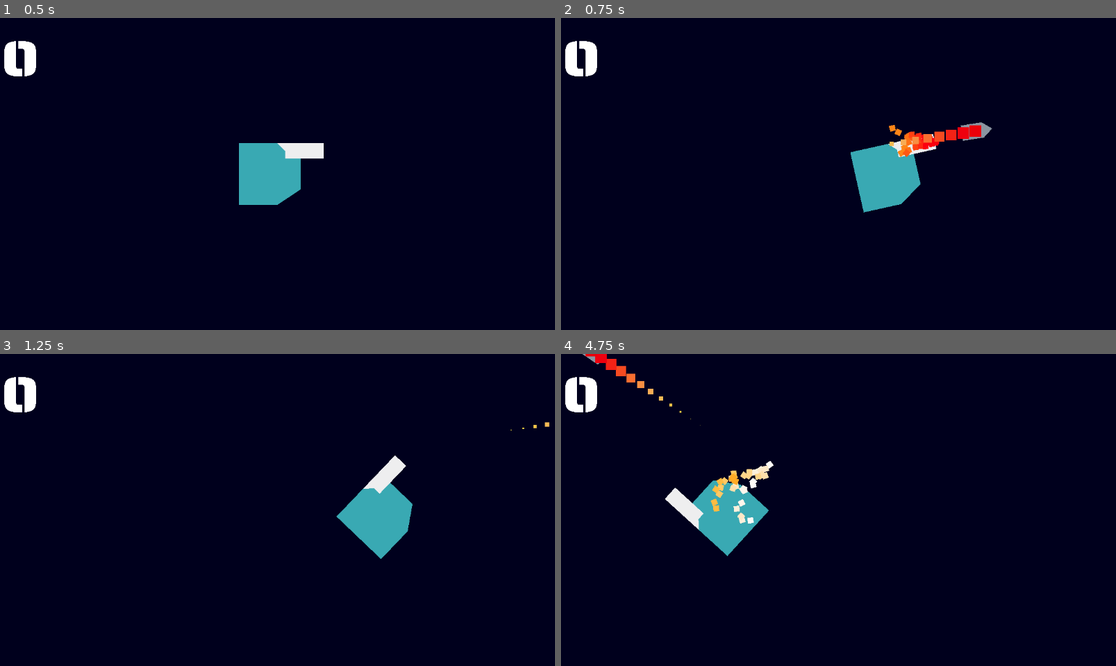
Above: before the commit, frames 1-4 (two rows, left to right).
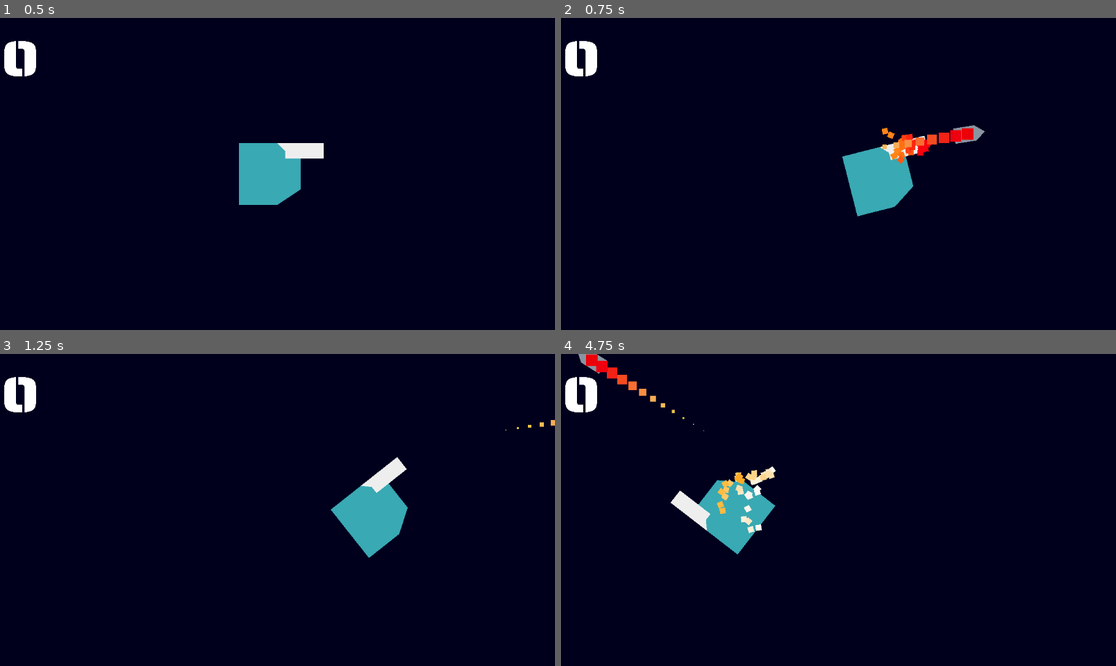
Above: after the commit, the same moments.

Repository: FredzyPythoner/L30HP
Game: Godot game, scene res://Scenes/Main.tscn
Same seed, same stepped clock (60 frames per second), same inputs: the game is played once before the commit and once after it.
Inputs (mouse positions are in pixels of both pictures, inside the frame that each line leads up to):
- Up to frame 1 (0.5 s): no input
- Up to frame 2 (0.75 s): tap Enter at 0.5 s; move the mouse to (960, 158) at 0.52 s; hold D (move_right) from 0.53 s (still down); tap Space (fire) at 0.6 s
- Up to frame 3 (1.25 s): keep holding D (move_right)
- Up to frame 4 (4.75 s): move the mouse to (727, 525) at 1.27 s; release D (move_right) at 1.28 s; hold S (move_down) 1.28-2.03 s; tap Space (fire) every 0.75 s from 1.35 to 4.35 s; move the mouse to (894, 441) at 2.02 s; hold D (move_right) 2.03-2.78 s; move the mouse to (810, 572) at 2.77 s; hold W (move_up) 2.78-3.53 s; move the mouse to (1005, 556) at 3.52 s; hold A (move_left) from 3.53 s (still down); move the mouse to (672, 463) at 4.27 s

Frame 1 is identical in both runs. In frame 2, 1.5% of the frame differs, in the area x 50-78%, y 33-64%; in frame 3, 0.8%; in frame 4, 2.3%, in the area x 3-39%, y 0-65%.

Commit message:
things

Diff:
--- a/Scenes/Main.tscn
+++ b/Scenes/Main.tscn
@@ -30,11 +30,13 @@
 position = Vector2(544, 288)
 
 [node name="PortalA" parent="." instance=ExtResource("3_vb7kc")]
-position = Vector2(88, 480)
+position = Vector2(104, 544)
+rotation = -0.598118
 target_portal = NodePath("../PortalB")
 
 [node name="PortalB" parent="." instance=ExtResource("4_55uln")]
-position = Vector2(1048, 88)
+position = Vector2(1072, 88.0001)
+rotation = -0.769345
 scale = Vector2(1, 1)
 target_portal = NodePath("../PortalA")
 
--- a/Scenes/camera_2d.gd
+++ b/Scenes/camera_2d.gd
@@ -0,0 +1,21 @@
+extends Camera2D
+
+@export var randomStrength: float = 5.0
+@export var shakeFade: float = 5.0
+
+var rng = RandomNumberGenerator.new()
+var shake_strength: float = 0.0
+
+func apply_shake():
+	shake_strength = randomStrength
+
+func _process(delta):
+	if Input.is_action_just_pressed("fire"):
+		apply_shake()
+
+	if shake_strength > 0:
+		shake_strength = lerp(shake_strength, 0.0, shakeFade * delta)
+		offset = randomOffset()
+
+func randomOffset() -> Vector2:
+	return Vector2(rng.randf_range(-shake_strength, shake_strength), rng.randf_range(-shake_strength, shake_strength))
--- a/Scenes/enemy.gd
+++ b/Scenes/enemy.gd
@@ -1,7 +1,7 @@
 extends CharacterBody2D
 
 var damage: int = 20
-var health: int = 100
+var health: int = 20
 var player: Node2D
 
 func take_damage(amount: int):
--- a/Scenes/player.tscn
+++ b/Scenes/player.tscn
@@ -1,7 +1,8 @@
-[gd_scene load_steps=5 format=3 uid="uid://b2eda7jlsd8uw"]
+[gd_scene load_steps=6 format=3 uid="uid://b2eda7jlsd8uw"]
 
 [ext_resource type="Script" path="res://Scenes/player.gd" id="1_dso0s"]
 [ext_resource type="PackedScene" uid="uid://6fgolk01go3h" path="res://Scenes/bullet.tscn" id="2_b738u"]
+[ext_resource type="Script" path="res://Scenes/camera_2d.gd" id="3_fygl8"]
 
 [sub_resource type="RectangleShape2D" id="RectangleShape2D_2itow"]
 size = Vector2(64, 64)
@@ -23,6 +24,7 @@
 drag_top_margin = 0.05
 drag_right_margin = 0.05
 drag_bottom_margin = 0.05
+script = ExtResource("3_fygl8")
 
 [node name="Polygon2D" type="Polygon2D" parent="."]
 position = Vector2(-32, -32)
--- a/bullet.gd
+++ b/bullet.gd
@@ -18,3 +18,4 @@
 	print("Bullet on_body_entered")
 	if body.is_in_group("mobs"):
 		body.take_damage(damage)
+		queue_free()
